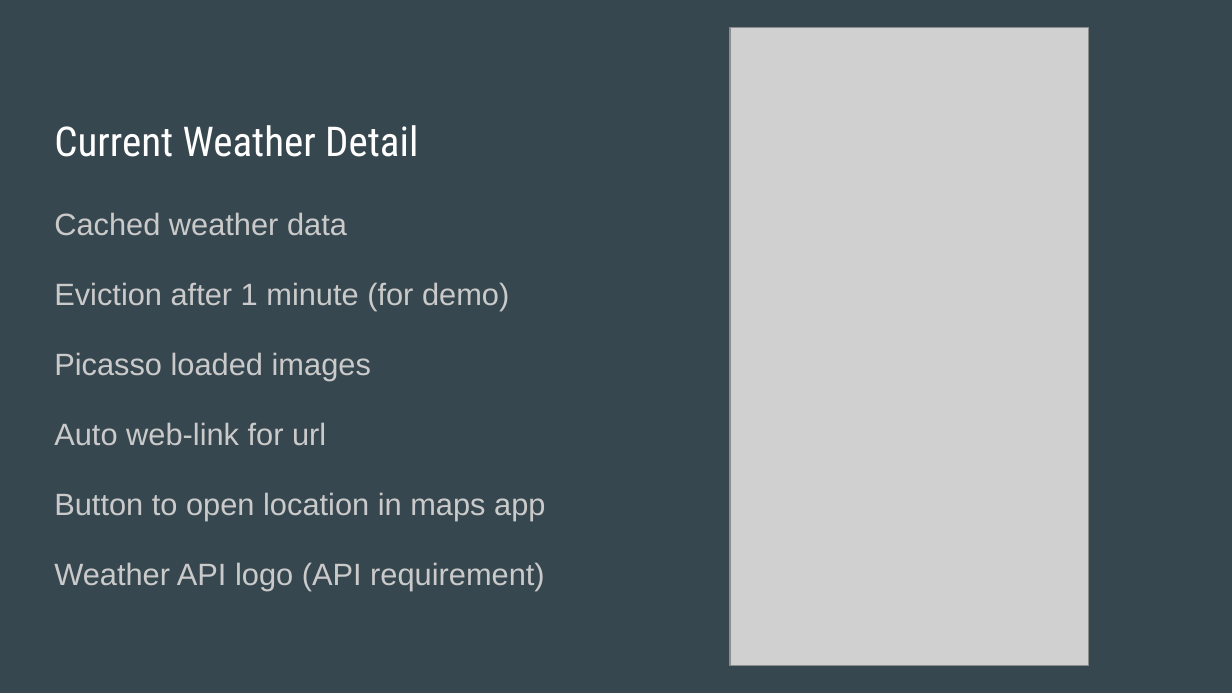
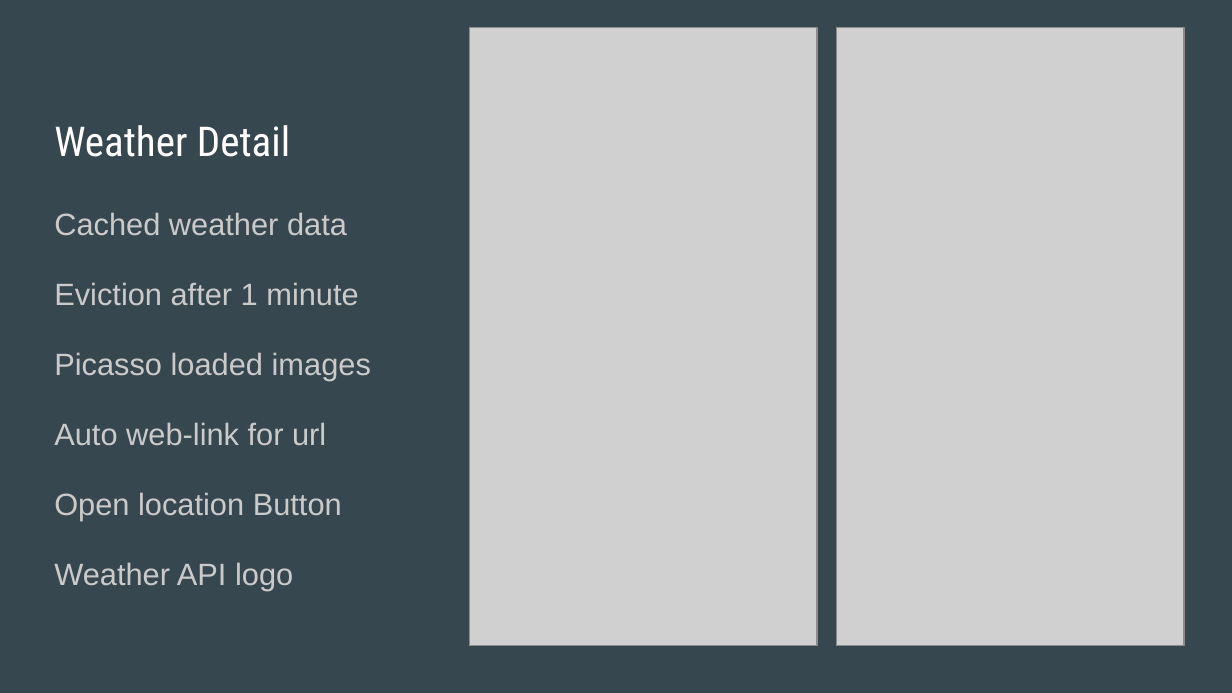
Before and after one commit to laurenyew/WeatherApp, a slide deck: slide 4 of Phunware_Weather_App_Presentation.pptx. Drawn at 1232x693 pixels with LibreOffice and Linux fonts; fonts in the diff are those of the drawing; grey boxes stand for pictures. Boxes give left, top, right and bottom in pixels: in the first picture for what was removed or moved away, otherwise in the second. Text is boxed around its words. In the diff, an @@ line names an element or a change of style, - is before the commit and + after.

```diff
--- a/Phunware_Weather_App_Presentation.pptx
+++ b/Phunware_Weather_App_Presentation.pptx
@@ picture added at (x1=469, y1=27, x2=817, y2=646) @@
@@ picture resized from (x1=731, y1=27, x2=1089, y2=665) to (x1=837, y1=27, x2=1184, y2=646) @@
@@ title at (x1=54, y1=125, x2=290, y2=157): text changed @@
-Current Weather Detail
+Weather Detail
@@ text at (x1=54, y1=282, x2=358, y2=305): text changed @@
-Eviction after 1 minute (for demo)
+Eviction after 1 minute
@@ text at (x1=54, y1=492, x2=342, y2=590): text changed @@
-Button to open location in maps app
-Weather API logo (API requirement)
+Open location Button
+Weather API logo
```
Also in this commit, not shown: 3 other slides changed, 2 slides added, 3 other files.
